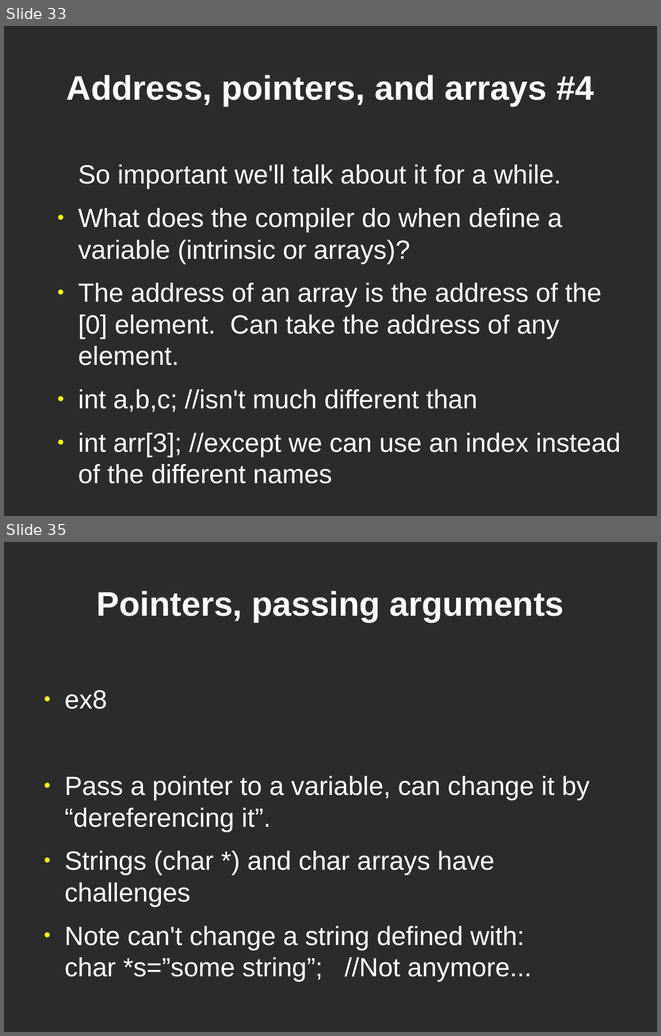
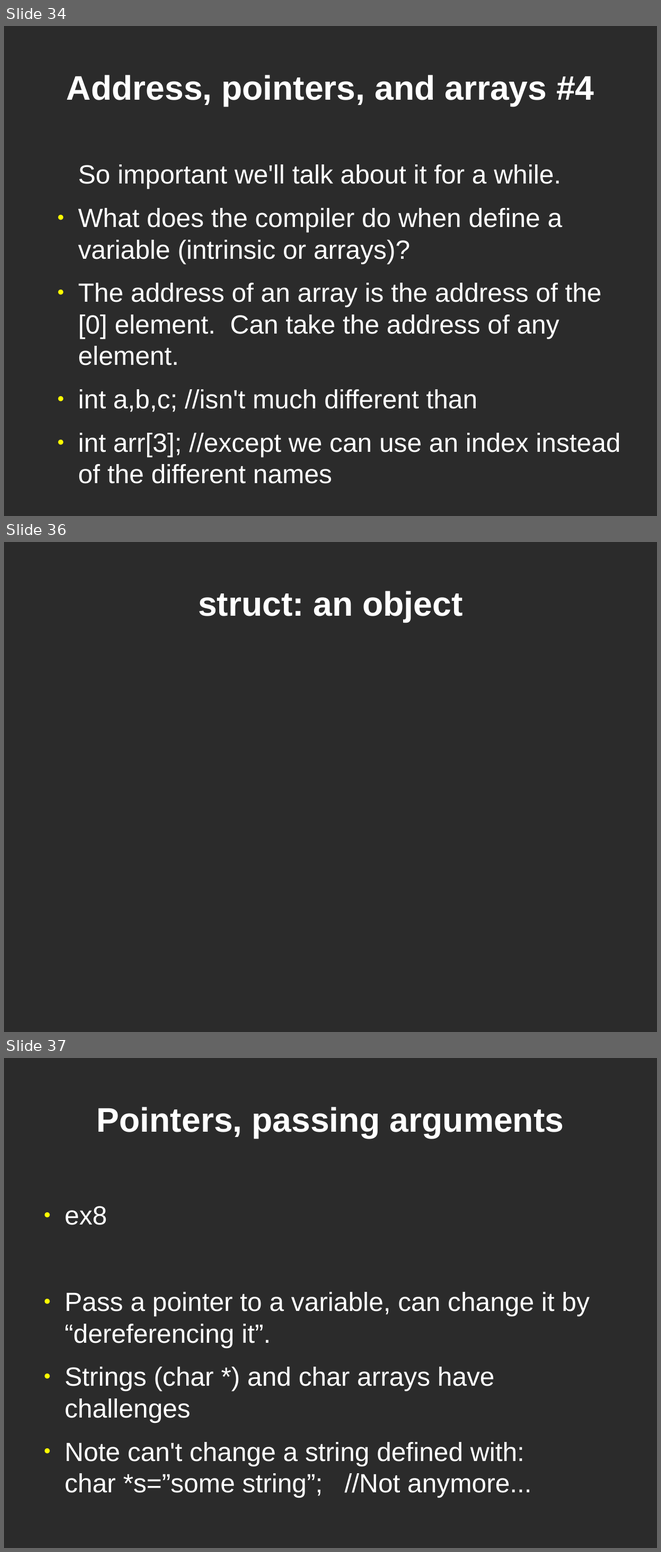
Before and after one commit to dklamet/class, a slide deck: docs/class.odp. Shown one above the other, each under a label of ours: slides 33 and 35 before the commit, slides 34, 36 and 37 after it; the slides between them are not shown. The pictures are 661x1036 and 661x1552 pixels, drawn with LibreOffice and Linux fonts; fonts in the diff are those of the drawing; background and template pictures are left out; a plain dark background stands for a picture behind light text. Boxes give left, top, right and bottom in pixels: in the first picture for what was removed or moved away, otherwise in the second. Text is boxed around its words. In the diff, an @@ line names an element or a change of style, - is before the commit and + after.

```diff
--- a/docs/class.odp
+++ b/docs/class.odp
@@ slide 36 added at box(4, 542, 657, 1032), background picture (left out) @@
@@ title added at box(198, 591, 462, 622), 41.4 pt, text #FFFFFF, bold @@
+struct: an object
@@ what was slide 33 is now slide 34 @@
@@ what was slide 35 is now slide 37 @@
```
Also in this commit, not shown: 2 slides changed, 1 other slide added, 4 other files.
